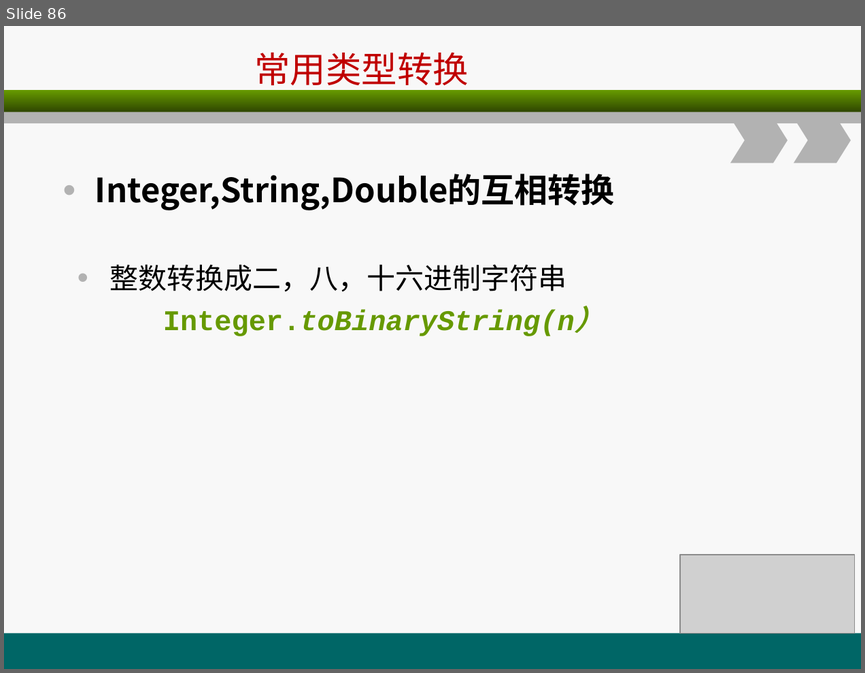
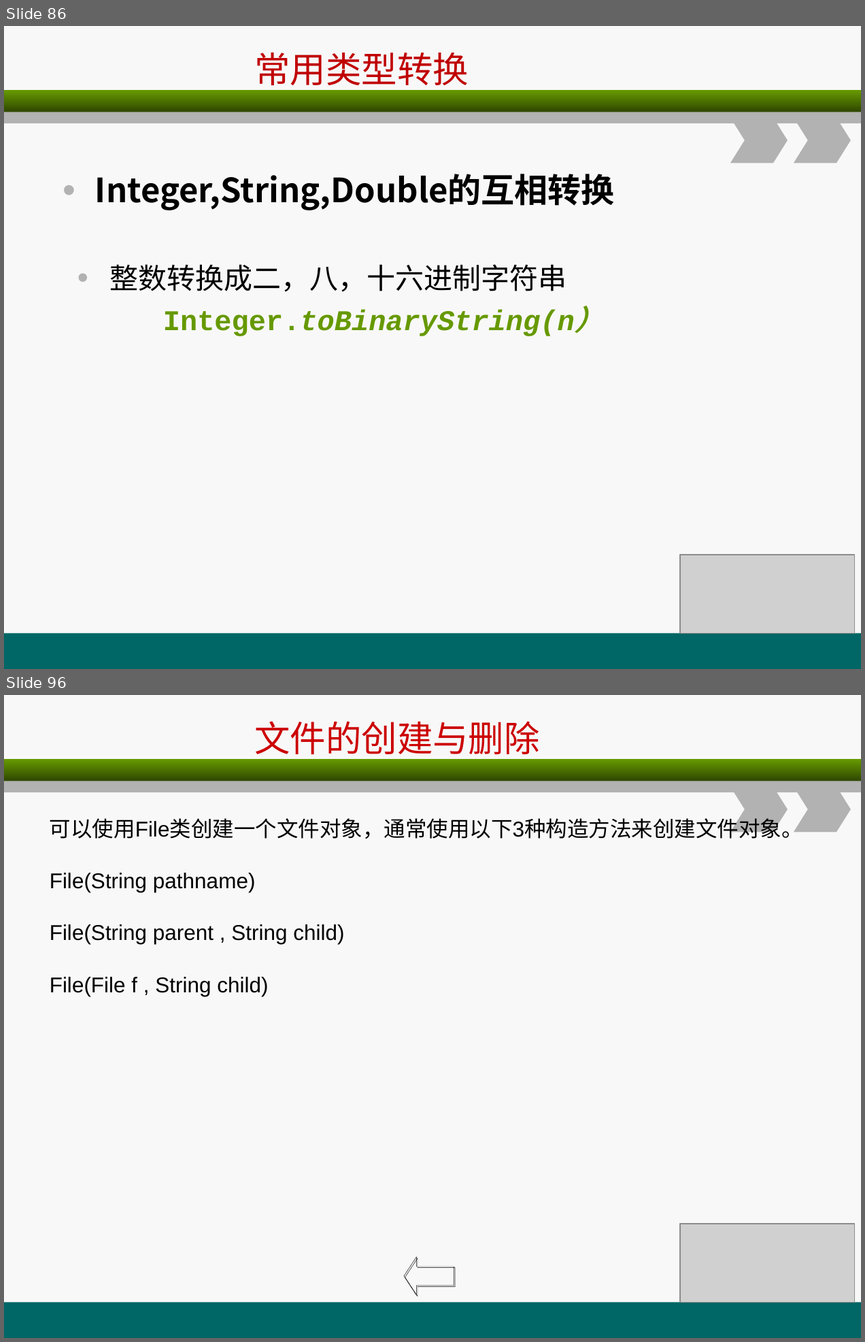
Before and after one commit to christwei/gitDoc, a slide deck: 课件/环宇/java编程基础/A3.ppt. Shown one above the other, each under a label of ours: slide 86 before the commit, slides 86 and 96 after it; the slides between them are not shown. The pictures are 865x673 and 865x1342 pixels, drawn with LibreOffice and Linux fonts; fonts in the diff are those of the drawing; grey boxes stand for pictures. Boxes give left, top, right and bottom in pixels: in the first picture for what was removed or moved away, otherwise in the second. Text is boxed around its words. In the diff, an @@ line names an element or a change of style, - is before the commit and + after.

```diff
--- a/课件/环宇/java编程基础/A3.ppt
+++ b/课件/环宇/java编程基础/A3.ppt
@@ slide 96 added at [4, 695, 861, 1338], background #F8F8F8; not listed: 5 template elements that a slide beside it also shows @@
@@ title added at [254, 721, 540, 761], 30 pt, text #CC0000 @@
+文件的创建与删除
@@ text added at [50, 815, 803, 996], 18 pt, text #000000 @@
+可以使用File类创建一个文件对象，通常使用以下3种构造方法来创建文件对象。
+File(String pathname)
+File(String parent , String child)
+File(File f , String child)
@@ picture added at [680, 1223, 855, 1302] @@
@@ left arrow added at [404, 1257, 454, 1295], outline #000000 0.26 pt @@
```
Also in this commit, not shown: 3 slides changed, 24 other slides added, 10 other files.
